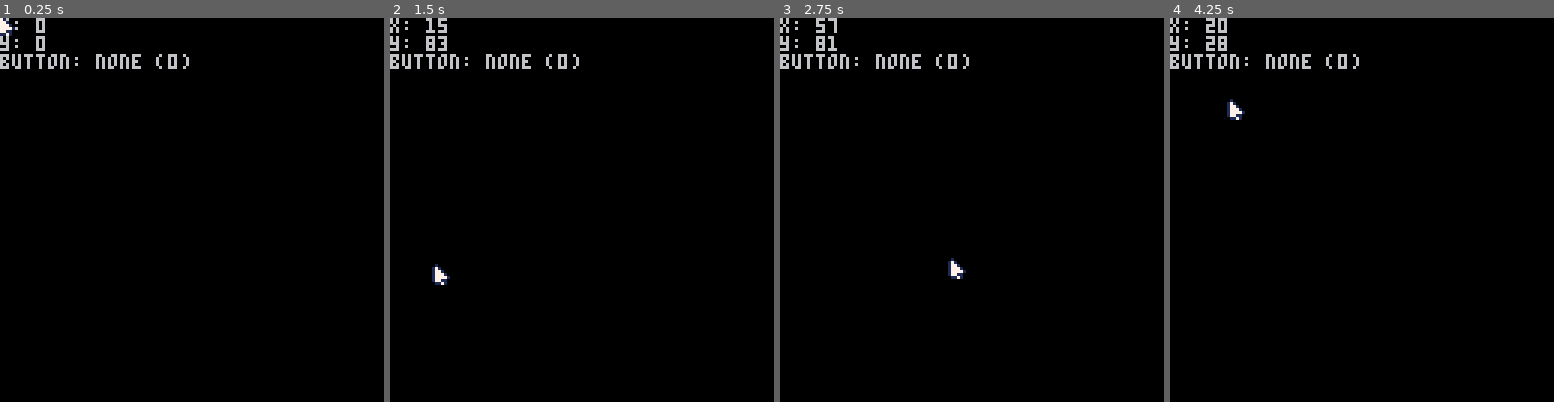
Above: before the commit, frames 1-4 (left to right).
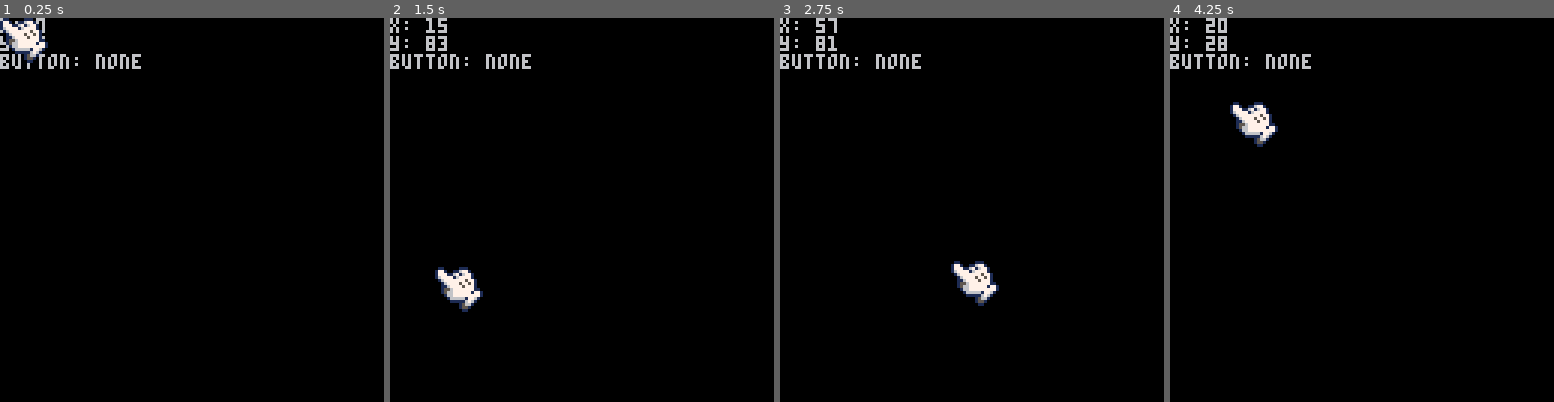
Above: after the commit, the same moments.

Repository: CLICGameStarProjects/WorkshopJeuVideo
Game: PICO-8 cartridge mouse_demo.p8
Two runs of this game, one before a commit and one after it. Both use one fixed random seed, a clock stepped at 60 frames per second and the inputs below.
Inputs (mouse positions are in pixels of both pictures, inside the frame that each line leads up to):
- Up to frame 1 (0.25 s): no input
- Up to frame 2 (1.5 s): click (670, 121) at 0.67 s; click (436, 267) at 1.22 s
- Up to frame 3 (2.75 s): click (887, 114) at 1.77 s; click (952, 259) at 2.32 s
- Up to frame 4 (4.25 s): click (1404, 106) at 2.87 s; click (1465, 256) at 3.42 s; click (1231, 102) at 3.97 s

The runs differ from the first frame. In frame 1, 1.0% of the frame differs, in the area x 0-50%, y 0-14%; in frame 2, 1.1%, in the area x 10-50%, y 9-77%; in frame 3, 1.1%; in frame 4, 1.1%.

Commit message:
Enhance mouse demo

Diff:
--- a/mouse_demo.p8
+++ b/mouse_demo.p8
@@ -3,32 +3,35 @@
 __lua__
 function _init()
  -- enable mouse devkit
-	poke(0x5f2d, 1)
+ poke(0x5f2d, 1)
 end
 
 function _draw()
  -- clean the screen
-	cls()
+ cls()
 
-	-- print mouse coordinates
-	print("x: "..stat(32))
-	print("y: "..stat(33))
+ -- print mouse coordinates
+ print("x: "..stat(32))
+ print("y: "..stat(33))
 
-	-- check if button pressed
-	curbut=stat(34)
-	but=""
-	if curbut == 0x1
-	then but = "left"
-	elseif curbut == 0x2
-	then but = "right"
-	elseif curbut == 0x4
-	then but = "middle"
-	else but = "none"
-	end
-	print("button: "..but.." ("..curbut..")")
+ -- print pressed buttons
+ but = ""
+ if stat(34) & 1 != 0 then
+  but = but.."left "
+ end
+ if stat(34) & 4 != 0 then
+  but = but.."mid "
+ end
+ if stat(34) & 2 != 0 then
+  but = but.."right "
+ end
+ if stat(34) == 0 then
+ 	but = "none"
+ end
+ print("button: "..but)
 
-	-- show a literal mouse
-	spr(0,stat(32)-1,stat(33)-1)
+ -- show cursor
+ spr(1,stat(32),stat(33),2,2)
 end
 
 
Not shown, changed: 136 lines of the sprite sheet (__gfx__) section of mouse_demo.p8
Not shown, changed: the thumbnail (__label__) section of mouse_demo.p8
